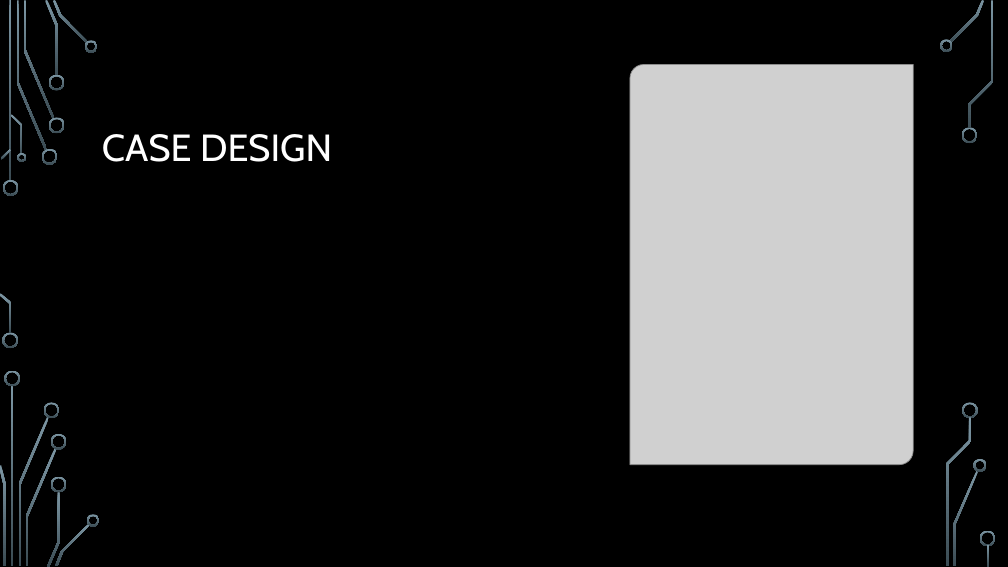
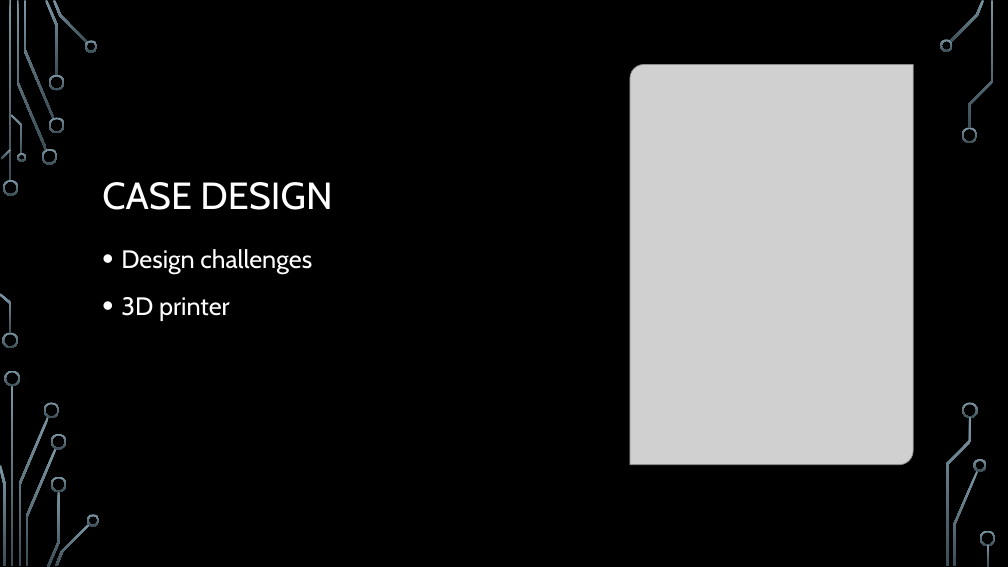
Before and after one commit to XanderPxl/Soldering_station_2023, a slide deck: slide 3 of Soldering_station_powerpoint.pptx (slide 4 before the commit). Drawn at 1008x567 pixels with LibreOffice and Linux fonts; fonts in the diff are those of the drawing; grey boxes stand for pictures; background and template pictures are left out. Boxes give left, top, right and bottom in pixels: in the first picture for what was removed or moved away, otherwise in the second. Text is boxed around its words. In the diff, an @@ line names an element or a change of style, - is before the commit and + after.

```diff
--- a/Soldering_station_powerpoint.pptx
+++ b/Soldering_station_powerpoint.pptx
@@ title "CASE DESIGN": place and size @@
-title "CASE DESIGN" at bbox=[102, 134, 332, 162]
+title "CASE DESIGN" at bbox=[102, 182, 332, 210]
@@ text added at bbox=[121, 249, 312, 321], 24 pt, text #FFFFFF @@
+• Design challenges
+• 3D printer
```
Also in this commit, not shown: 1 slide removed.
